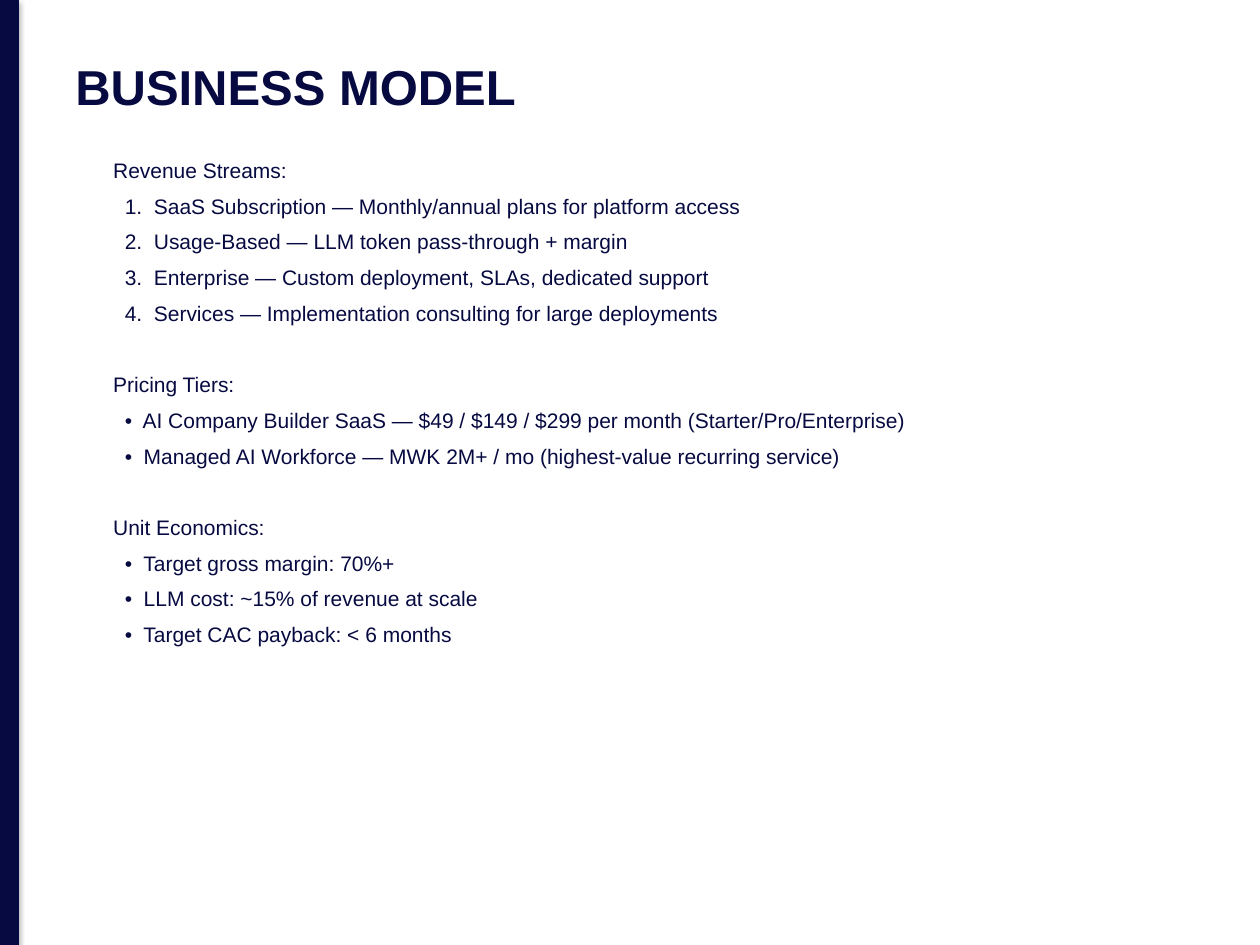
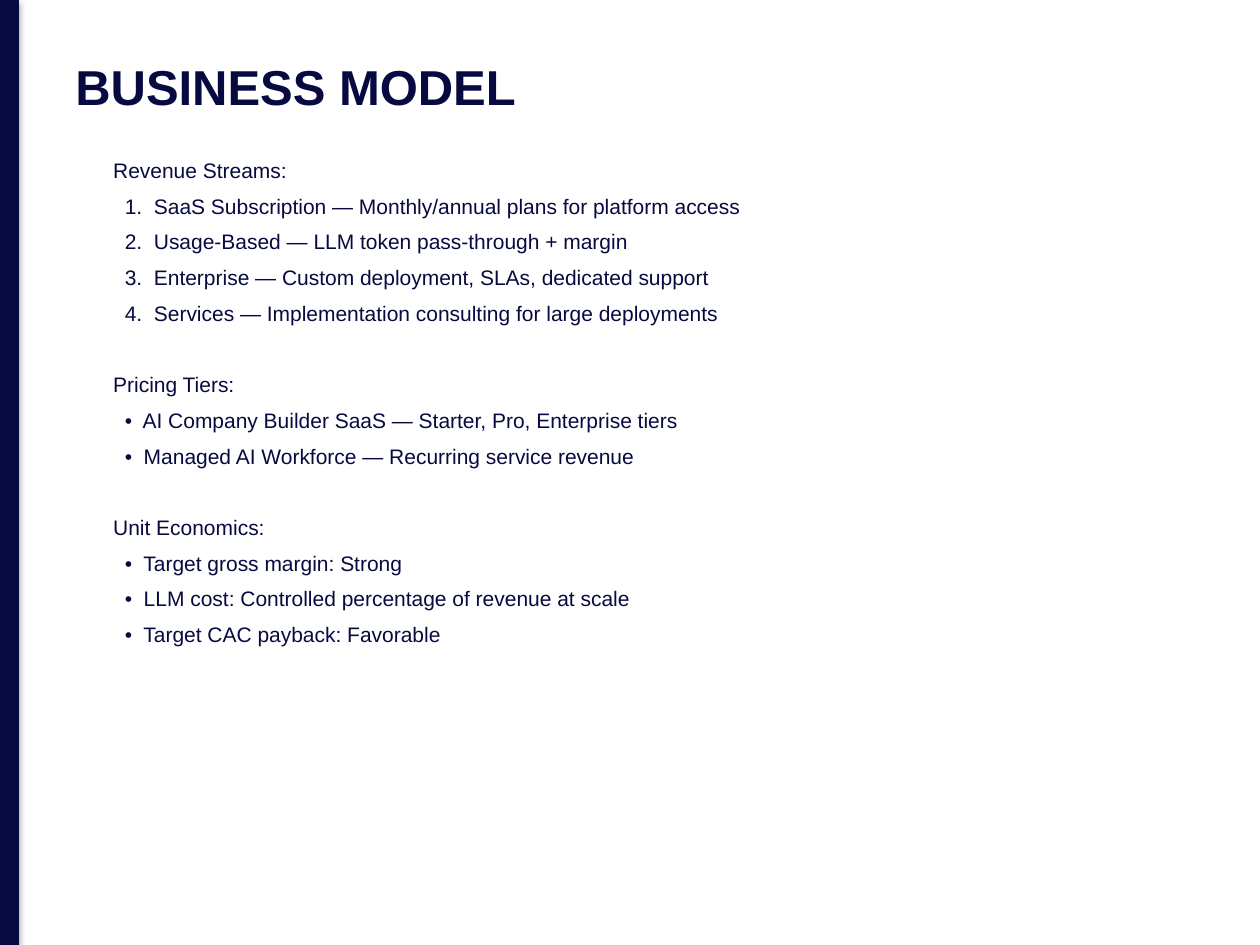
Before and after one commit to jmlusu/light-speed-holdings, a slide deck: slide 7 of static/brand/templates/pitch-deck.pptx. Drawn at 1260x945 pixels with LibreOffice and Linux fonts; fonts in the diff are those of the drawing. Boxes give left, top, right and bottom in pixels: in the first picture for what was removed or moved away, otherwise in the second. Text is boxed around its words. In the diff, an @@ line names an element or a change of style, - is before the commit and + after.

```diff
--- a/static/brand/templates/pitch-deck.pptx
+++ b/static/brand/templates/pitch-deck.pptx
@@ text at <box>143,412,678,468</box>: text changed @@
-• AI Company Builder SaaS — $49 / $149 / $299 per month (Starter/Pro/Enterprise)
-• Managed AI Workforce — MWK 2M+ / mo (highest-value recurring service)
+• AI Company Builder SaaS — Starter, Pro, Enterprise tiers
+• Managed AI Workforce — Recurring service revenue
@@ text at <box>143,555,630,647</box>: text changed @@
-• Target gross margin: 70%+
-• LLM cost: ~15% of revenue at scale
-• Target CAC payback: < 6 months
+• Target gross margin: Strong
+• LLM cost: Controlled percentage of revenue at scale
+• Target CAC payback: Favorable
```
Also in this commit, not shown: 9 other slides changed, 2 other files.
